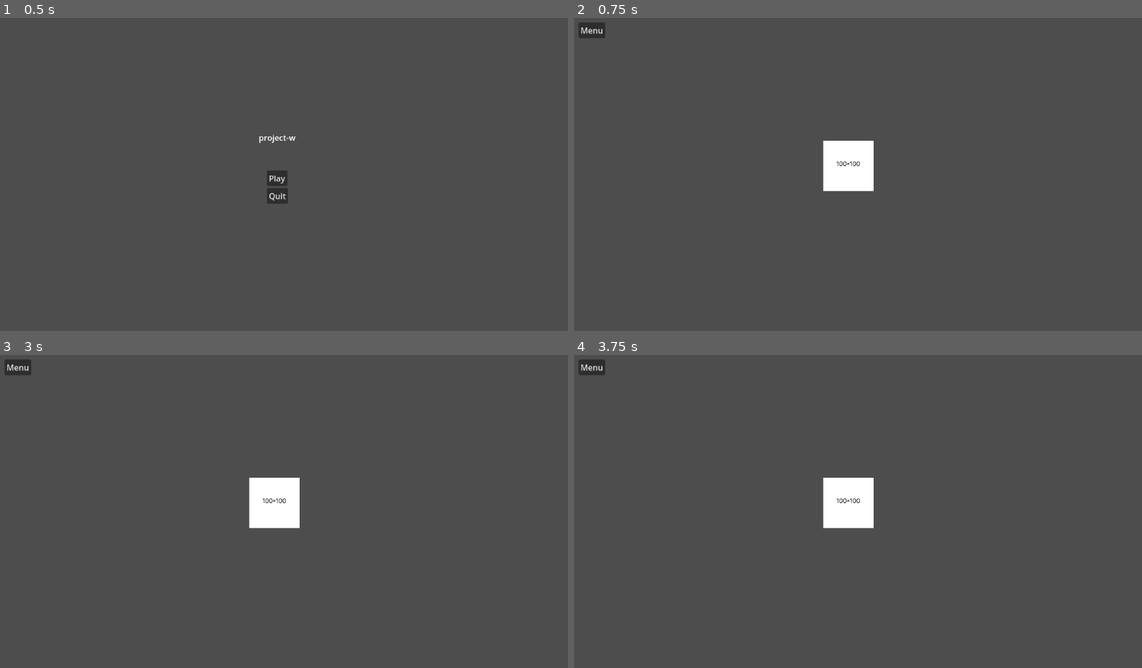
Above: before the commit, frames 1-4 (two rows, left to right).
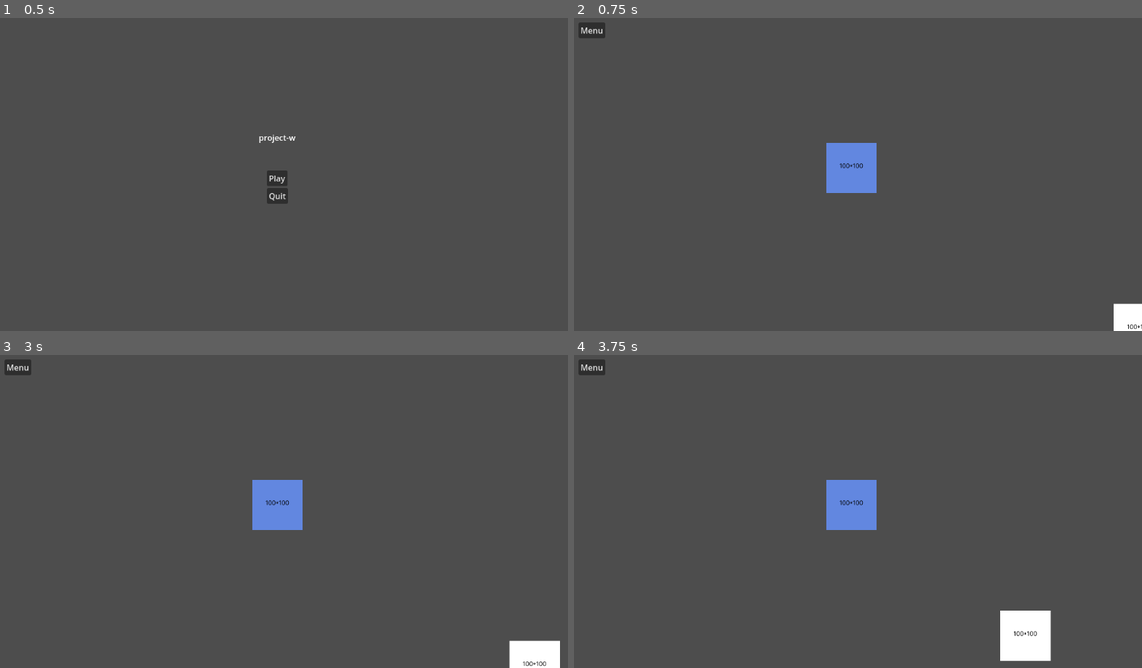
Above: after the commit, the same moments.

Repository: giovanemachado/toads-train
Game: Godot game, scene res://src/main_scenes/menu_scene.tscn
The game is run twice, just before and just after one commit, with the same random seed, the same clock (stepped at 60 frames per second) and the same inputs. Before the commit the project starts from res://src/ui/menu_scene.tscn.
Inputs:
- Up to frame 1 (0.5 s): no input
- Up to frame 2 (0.75 s): click "Play" at 0.5 s
- Up to frame 3 (3 s): click "Menu" at 1.25 s; click "Play" at 2 s; tap Enter at 2.75 s; hold D (player_right, bound only after the commit) from 2.78 s (still down)
- Up to frame 4 (3.75 s): release D (player_right, bound only after the commit) at 3.53 s; hold S (player_down, bound only after the commit) from 3.53 s (still down)

Frame 1 is identical in both runs. In frame 2, 2.0% of the frame differs, in the area x 43-100%, y 39-100%; in frame 3, 2.4%; in frame 4, 3.0%, in the area x 43-84%, y 39-98%.

Commit message:
renomeia scenes pra ficar de acordo com a ideia do jogo, tambem adiciona movimento basico e node pro personagem

Diff:
--- a/main_scene.tscn
+++ /dev/null
@@ -1,71 +0,0 @@
-[gd_scene load_steps=8 format=3 uid="uid://cvku8ipjd3ai7"]
-
-[ext_resource type="Script" path="res://src/debug/Debug.gd" id="1_ago47"]
-[ext_resource type="Texture2D" uid="uid://ctknoqft0tyk8" path="res://src/utils/assets/100x100_size.png" id="2_ow261"]
-[ext_resource type="Script" path="res://src/debug/debug_states/DebugStateManager.gd" id="3_n3dx5"]
-[ext_resource type="Script" path="res://src/debug/debug_states/DebugIdleState.gd" id="4_ylb3p"]
-[ext_resource type="Script" path="res://src/debug/debug_states/DebugNotIdleAnymoreState.gd" id="5_uryi2"]
-[ext_resource type="Script" path="res://src/ui/UI.gd" id="6_udfar"]
-
-[sub_resource type="RectangleShape2D" id="RectangleShape2D_su5tm"]
-size = Vector2(84, 89)
-
-[node name="Main" type="Node"]
-
-[node name="UI" type="Control" parent="."]
-layout_mode = 3
-anchors_preset = 15
-anchor_right = 1.0
-anchor_bottom = 1.0
-grow_horizontal = 2
-grow_vertical = 2
-script = ExtResource("6_udfar")
-
-[node name="MarginContainer" type="MarginContainer" parent="UI"]
-layout_mode = 1
-anchors_preset = 15
-anchor_right = 1.0
-anchor_bottom = 1.0
-grow_horizontal = 2
-grow_vertical = 2
-theme_override_constants/margin_left = 35
-theme_override_constants/margin_top = 35
-theme_override_constants/margin_right = 35
-theme_override_constants/margin_bottom = 35
-
-[node name="VBoxContainer" type="VBoxContainer" parent="UI/MarginContainer"]
-layout_mode = 2
-size_flags_horizontal = 0
-
-[node name="Menu" type="Button" parent="UI/MarginContainer/VBoxContainer"]
-layout_mode = 2
-text = "Menu"
-
-[node name="Environment" type="Node" parent="."]
-
-[node name="Units" type="Node" parent="."]
-
-[node name="Debug" type="Node2D" parent="."]
-script = ExtResource("1_ago47")
-
-[node name="DebugFSM" type="StaticBody2D" parent="Debug"]
-position = Vector2(570, 320)
-
-[node name="Sprite2D" type="Sprite2D" parent="Debug/DebugFSM"]
-texture = ExtResource("2_ow261")
-
-[node name="CollisionShape2D" type="CollisionShape2D" parent="Debug/DebugFSM"]
-position = Vector2(2, 0.5)
-shape = SubResource("RectangleShape2D_su5tm")
-
-[node name="StateManager" type="Node" parent="Debug" node_paths=PackedStringArray("initial_state")]
-script = ExtResource("3_n3dx5")
-initial_state = NodePath("Idle")
-
-[node name="Idle" type="Node" parent="Debug/StateManager"]
-script = ExtResource("4_ylb3p")
-
-[node name="NotIdleAnymore" type="Node" parent="Debug/StateManager"]
-script = ExtResource("5_uryi2")
-
-[connection signal="pressed" from="UI/MarginContainer/VBoxContainer/Menu" to="UI" method="_on_menu_pressed"]
--- a/project.godot
+++ b/project.godot
@@ -11,10 +11,43 @@
 [application]
 
 config/name="project-w"
-run/main_scene="res://src/ui/menu_scene.tscn"
+run/main_scene="res://src/main_scenes/menu_scene.tscn"
 config/features=PackedStringArray("4.1", "Forward Plus")
 
 [autoload]
 
 Globals="*res://src/utils/scripts/Globals.gd"
 SignalBus="*res://src/utils/scripts/SignalBus.gd"
+
+[input]
+
+ui_accept={
+"deadzone": 0.5,
+"events": [Object(InputEventKey,"resource_local_to_scene":false,"resource_name":"","device":0,"window_id":0,"alt_pressed":false,"shift_pressed":false,"ctrl_pressed":false,"meta_pressed":false,"pressed":false,"keycode":4194309,"physical_keycode":0,"key_label":0,"unicode":0,"echo":false,"script":null)
+, Object(InputEventKey,"resource_local_to_scene":false,"resource_name":"","device":0,"window_id":0,"alt_pressed":false,"shift_pressed":false,"ctrl_pressed":false,"meta_pressed":false,"pressed":false,"keycode":4194310,"physical_keycode":0,"key_label":0,"unicode":0,"echo":false,"script":null)
+]
+}
+player_left={
+"deadzone": 0.5,
+"events": [Object(InputEventKey,"resource_local_to_scene":false,"resource_name":"","device":-1,"window_id":0,"alt_pressed":false,"shift_pressed":false,"ctrl_pressed":false,"meta_pressed":false,"pressed":false,"keycode":0,"physical_keycode":65,"key_label":0,"unicode":97,"echo":false,"script":null)
+, Object(InputEventKey,"resource_local_to_scene":false,"resource_name":"","device":-1,"window_id":0,"alt_pressed":false,"shift_pressed":false,"ctrl_pressed":false,"meta_pressed":false,"pressed":false,"keycode":0,"physical_keycode":4194319,"key_label":0,"unicode":0,"echo":false,"script":null)
+]
+}
+player_right={
+"deadzone": 0.5,
+"events": [Object(InputEventKey,"resource_local_to_scene":false,"resource_name":"","device":-1,"window_id":0,"alt_pressed":false,"shift_pressed":false,"ctrl_pressed":false,"meta_pressed":false,"pressed":false,"keycode":0,"physical_keycode":68,"key_label":0,"unicode":100,"echo":false,"script":null)
+, Object(InputEventKey,"resource_local_to_scene":false,"resource_name":"","device":-1,"window_id":0,"alt_pressed":false,"shift_pressed":false,"ctrl_pressed":false,"meta_pressed":false,"pressed":false,"keycode":0,"physical_keycode":4194321,"key_label":0,"unicode":0,"echo":false,"script":null)
+]
+}
+player_up={
+"deadzone": 0.5,
+"events": [Object(InputEventKey,"resource_local_to_scene":false,"resource_name":"","device":-1,"window_id":0,"alt_pressed":false,"shift_pressed":false,"ctrl_pressed":false,"meta_pressed":false,"pressed":false,"keycode":0,"physical_keycode":87,"key_label":0,"unicode":119,"echo":false,"script":null)
+, Object(InputEventKey,"resource_local_to_scene":false,"resource_name":"","device":-1,"window_id":0,"alt_pressed":false,"shift_pressed":false,"ctrl_pressed":false,"meta_pressed":false,"pressed":false,"keycode":0,"physical_keycode":4194320,"key_label":0,"unicode":0,"echo":false,"script":null)
+]
+}
+player_down={
+"deadzone": 0.5,
+"events": [Object(InputEventKey,"resource_local_to_scene":false,"resource_name":"","device":-1,"window_id":0,"alt_pressed":false,"shift_pressed":false,"ctrl_pressed":false,"meta_pressed":false,"pressed":false,"keycode":0,"physical_keycode":83,"key_label":0,"unicode":115,"echo":false,"script":null)
+, Object(InputEventKey,"resource_local_to_scene":false,"resource_name":"","device":-1,"window_id":0,"alt_pressed":false,"shift_pressed":false,"ctrl_pressed":false,"meta_pressed":false,"pressed":false,"keycode":0,"physical_keycode":4194322,"key_label":0,"unicode":0,"echo":false,"script":null)
+]
+}
--- /dev/null
+++ b/src/main_scenes/Player.gd
@@ -0,0 +1,9 @@
+extends CharacterBody2D
+
+@export var speed = 300.0
+
+func _physics_process(delta):
+	var input_vector = Input.get_vector("player_left", "player_right", "player_up", "player_down")
+	velocity = input_vector * speed
+
+	move_and_slide()
--- /dev/null
+++ b/src/main_scenes/garage_scene.tscn
@@ -0,0 +1,3 @@
+[gd_scene format=3 uid="uid://cgj4dcy60majr"]
+
+[node name="upgrade_scene" type="Node2D"]
--- /dev/null
+++ b/src/main_scenes/menu_scene.tscn
@@ -0,0 +1,54 @@
+[gd_scene load_steps=2 format=3 uid="uid://cufdtc738y2yd"]
+
+[ext_resource type="Script" path="res://src/ui/Menu.gd" id="1_x4hru"]
+
+[node name="CanvasLayer" type="CanvasLayer"]
+
+[node name="menu_scene" type="Control" parent="."]
+layout_mode = 3
+anchors_preset = 15
+anchor_right = 1.0
+anchor_bottom = 1.0
+grow_horizontal = 2
+grow_vertical = 2
+script = ExtResource("1_x4hru")
+
+[node name="MarginContainer" type="MarginContainer" parent="menu_scene"]
+layout_mode = 1
+anchors_preset = 15
+anchor_right = 1.0
+anchor_bottom = 1.0
+grow_horizontal = 2
+grow_vertical = 2
+theme_override_constants/margin_left = 35
+theme_override_constants/margin_top = 35
+theme_override_constants/margin_right = 35
+theme_override_constants/margin_bottom = 35
+
+[node name="VBoxContainer" type="VBoxContainer" parent="menu_scene/MarginContainer"]
+layout_mode = 2
+size_flags_vertical = 4
+
+[node name="MarginContainer" type="MarginContainer" parent="menu_scene/MarginContainer/VBoxContainer"]
+layout_mode = 2
+theme_override_constants/margin_bottom = 50
+
+[node name="Label" type="Label" parent="menu_scene/MarginContainer/VBoxContainer/MarginContainer"]
+layout_mode = 2
+size_flags_horizontal = 4
+text = "project-w"
+
+[node name="Play" type="Button" parent="menu_scene/MarginContainer/VBoxContainer"]
+layout_mode = 2
+size_flags_horizontal = 4
+size_flags_vertical = 8
+text = "Play"
+
+[node name="Quit" type="Button" parent="menu_scene/MarginContainer/VBoxContainer"]
+layout_mode = 2
+size_flags_horizontal = 4
+size_flags_vertical = 8
+text = "Quit"
+
+[connection signal="pressed" from="menu_scene/MarginContainer/VBoxContainer/Play" to="menu_scene" method="_on_play_pressed"]
+[connection signal="pressed" from="menu_scene/MarginContainer/VBoxContainer/Quit" to="menu_scene" method="_on_quit_pressed"]
--- /dev/null
+++ b/src/main_scenes/train_scene.tscn
@@ -0,0 +1,101 @@
+[gd_scene load_steps=11 format=3 uid="uid://cvku8ipjd3ai7"]
+
+[ext_resource type="Script" path="res://src/ui/UI.gd" id="1_r6tyj"]
+[ext_resource type="Script" path="res://src/debug/Debug.gd" id="2_x4xsm"]
+[ext_resource type="Texture2D" uid="uid://ctknoqft0tyk8" path="res://src/utils/assets/100x100_size.png" id="3_gwip8"]
+[ext_resource type="Script" path="res://src/debug/debug_states/DebugStateManager.gd" id="4_nwoxa"]
+[ext_resource type="Script" path="res://src/debug/debug_states/DebugIdleState.gd" id="5_a5cc2"]
+[ext_resource type="Script" path="res://src/debug/debug_states/DebugNotIdleAnymoreState.gd" id="6_3ocii"]
+[ext_resource type="Script" path="res://src/main_scenes/Player.gd" id="7_4jst0"]
+
+[sub_resource type="RectangleShape2D" id="RectangleShape2D_su5tm"]
+size = Vector2(84, 89)
+
+[sub_resource type="SpriteFrames" id="SpriteFrames_m2acc"]
+animations = [{
+"frames": [{
+"duration": 1.0,
+"texture": ExtResource("3_gwip8")
+}],
+"loop": true,
+"name": &"default",
+"speed": 5.0
+}]
+
+[sub_resource type="CapsuleShape2D" id="CapsuleShape2D_d1sua"]
+radius = 27.0
+height = 94.0
+
+[node name="Main" type="Node"]
+
+[node name="CanvasLayer" type="CanvasLayer" parent="."]
+
+[node name="UI" type="Control" parent="CanvasLayer"]
+layout_mode = 3
+anchors_preset = 15
+anchor_right = 1.0
+anchor_bottom = 1.0
+grow_horizontal = 2
+grow_vertical = 2
+script = ExtResource("1_r6tyj")
+
+[node name="MarginContainer" type="MarginContainer" parent="CanvasLayer/UI"]
+layout_mode = 1
+anchors_preset = 15
+anchor_right = 1.0
+anchor_bottom = 1.0
+grow_horizontal = 2
+grow_vertical = 2
+theme_override_constants/margin_left = 35
+theme_override_constants/margin_top = 35
+theme_override_constants/margin_right = 35
+theme_override_constants/margin_bottom = 35
+
+[node name="VBoxContainer" type="VBoxContainer" parent="CanvasLayer/UI/MarginContainer"]
+layout_mode = 2
+size_flags_horizontal = 0
+
+[node name="Menu" type="Button" parent="CanvasLayer/UI/MarginContainer/VBoxContainer"]
+layout_mode = 2
+text = "Menu"
+
+[node name="Environment" type="Node" parent="."]
+
+[node name="Enemies" type="Node" parent="."]
+
+[node name="Debug" type="Node2D" parent="."]
+script = ExtResource("2_x4xsm")
+
+[node name="DebugFSM" type="StaticBody2D" parent="Debug"]
+position = Vector2(570, 320)
+
+[node name="Sprite2D" type="Sprite2D" parent="Debug/DebugFSM"]
+texture = ExtResource("3_gwip8")
+
+[node name="CollisionShape2D" type="CollisionShape2D" parent="Debug/DebugFSM"]
+position = Vector2(2, 0.5)
+shape = SubResource("RectangleShape2D_su5tm")
+
+[node name="StateManager" type="Node" parent="Debug" node_paths=PackedStringArray("initial_state")]
+script = ExtResource("4_nwoxa")
+initial_state = NodePath("Idle")
+
+[node name="Idle" type="Node" parent="Debug/StateManager"]
+script = ExtResource("5_a5cc2")
+
+[node name="NotIdleAnymore" type="Node" parent="Debug/StateManager"]
+script = ExtResource("6_3ocii")
+
+[node name="CharacterBody2D" type="CharacterBody2D" parent="."]
+script = ExtResource("7_4jst0")
+
+[node name="AnimatedSprite2D" type="AnimatedSprite2D" parent="CharacterBody2D"]
+modulate = Color(0.384314, 0.529412, 0.878431, 1)
+sprite_frames = SubResource("SpriteFrames_m2acc")
+
+[node name="CollisionShape2D" type="CollisionShape2D" parent="CharacterBody2D"]
+shape = SubResource("CapsuleShape2D_d1sua")
+
+[node name="Camera2D" type="Camera2D" parent="CharacterBody2D"]
+
+[connection signal="pressed" from="CanvasLayer/UI/MarginContainer/VBoxContainer/Menu" to="CanvasLayer/UI" method="_on_menu_pressed"]
--- a/src/ui/Menu.gd
+++ b/src/ui/Menu.gd
@@ -1,7 +1,7 @@
 extends Control
 
 func _on_play_pressed():
-	get_tree().change_scene_to_file("res://main_scene.tscn")
+	get_tree().change_scene_to_file("res://src/main_scenes/train_scene.tscn")
 
 
 func _on_quit_pressed():
--- a/src/ui/UI.gd
+++ b/src/ui/UI.gd
@@ -2,4 +2,4 @@
 
 
 func _on_menu_pressed():
-	get_tree().change_scene_to_file("res://src/ui/menu_scene.tscn")
+	get_tree().change_scene_to_file("res://src/main_scenes/menu_scene.tscn")
--- a/src/ui/menu_scene.tscn
+++ /dev/null
@@ -1,52 +0,0 @@
-[gd_scene load_steps=2 format=3 uid="uid://cufdtc738y2yd"]
-
-[ext_resource type="Script" path="res://src/ui/Menu.gd" id="1_0sh6v"]
-
-[node name="menu_scene" type="Control"]
-layout_mode = 3
-anchors_preset = 15
-anchor_right = 1.0
-anchor_bottom = 1.0
-grow_horizontal = 2
-grow_vertical = 2
-script = ExtResource("1_0sh6v")
-
-[node name="MarginContainer" type="MarginContainer" parent="."]
-layout_mode = 1
-anchors_preset = 15
-anchor_right = 1.0
-anchor_bottom = 1.0
-grow_horizontal = 2
-grow_vertical = 2
-theme_override_constants/margin_left = 35
-theme_override_constants/margin_top = 35
-theme_override_constants/margin_right = 35
-theme_override_constants/margin_bottom = 35
-
-[node name="VBoxContainer" type="VBoxContainer" parent="MarginContainer"]
-layout_mode = 2
-size_flags_vertical = 4
-
-[node name="MarginContainer" type="MarginContainer" parent="MarginContainer/VBoxContainer"]
-layout_mode = 2
-theme_override_constants/margin_bottom = 50
-
-[node name="Label" type="Label" parent="MarginContainer/VBoxContainer/MarginContainer"]
-layout_mode = 2
-size_flags_horizontal = 4
-text = "project-w"
-
-[node name="Play" type="Button" parent="MarginContainer/VBoxContainer"]
-layout_mode = 2
-size_flags_horizontal = 4
-size_flags_vertical = 8
-text = "Play"
-
-[node name="Quit" type="Button" parent="MarginContainer/VBoxContainer"]
-layout_mode = 2
-size_flags_horizontal = 4
-size_flags_vertical = 8
-text = "Quit"
-
-[connection signal="pressed" from="MarginContainer/VBoxContainer/Play" to="." method="_on_play_pressed"]
-[connection signal="pressed" from="MarginContainer/VBoxContainer/Quit" to="." method="_on_quit_pressed"]
